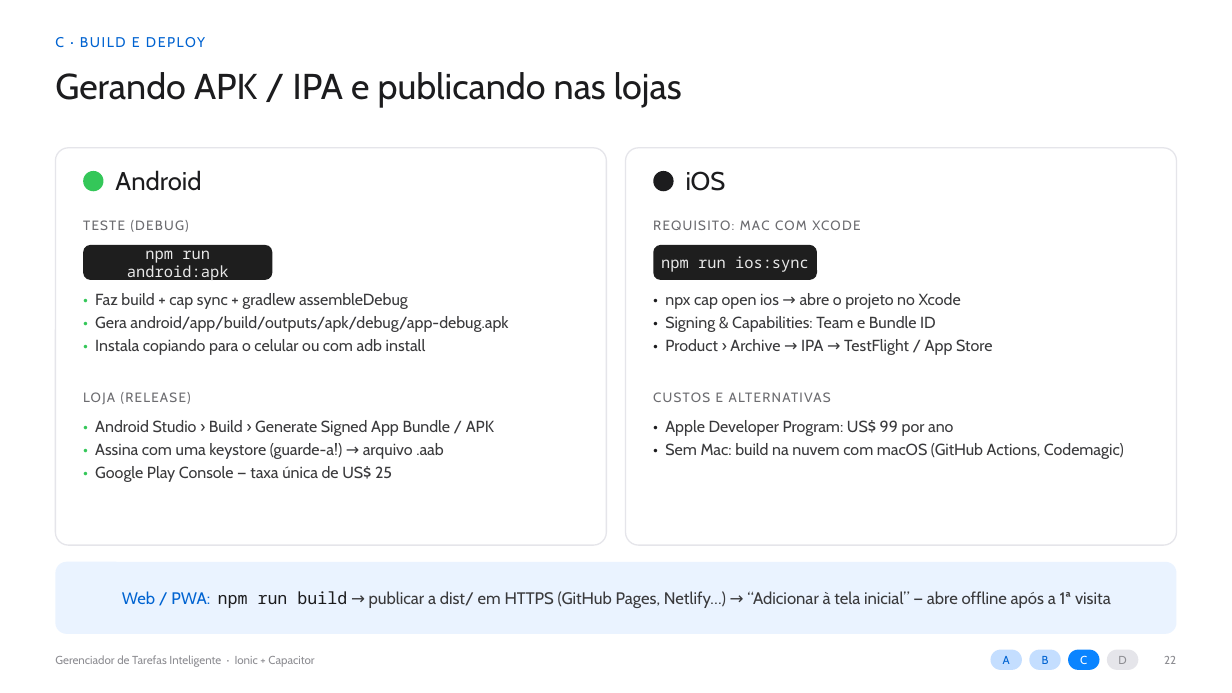
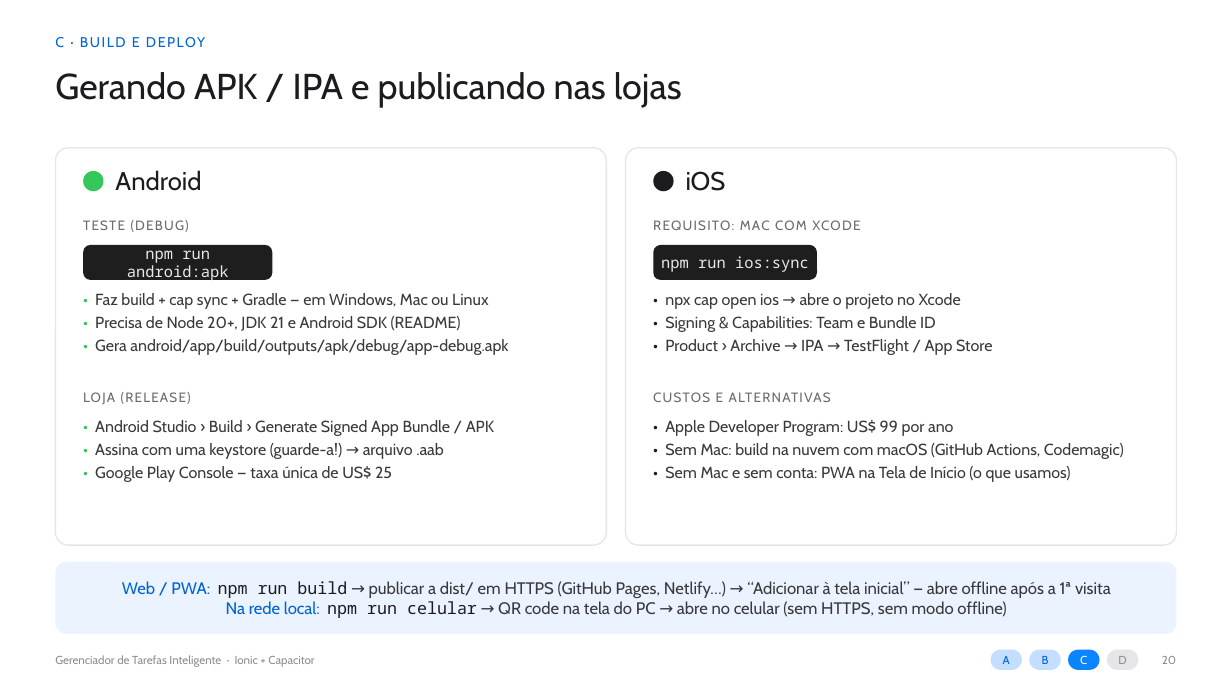
Before and after one commit to jdecarli6/DESENWEB, a slide deck: slide 20 of slides/apresentacao.pptx (slide 22 before the commit). Drawn at 1232x693 pixels with LibreOffice and Linux fonts; fonts in the diff are those of the drawing. Boxes give left, top, right and bottom in pixels: in the first picture for what was removed or moved away, otherwise in the second. Text is boxed around its words. In the diff, an @@ line names an element or a change of style, - is before the commit and + after.

```diff
--- a/slides/apresentacao.pptx
+++ b/slides/apresentacao.pptx
@@ text at <box>95,293,488,331</box>: text changed @@
-• Faz build + cap sync + gradlew assembleDebug
+• Faz build + cap sync + Gradle — em Windows, Mac ou Linux
+• Precisa de Node 20+, JDK 21 e Android SDK (README)
@@ text at <box>95,339,426,355</box>: paragraph removed @@
-• Instala copiando para o celular ou com adb install
@@ text at <box>665,466,1071,482</box>: paragraph added @@
+• Sem Mac e sem conta: PWA na Tela de Início (o que usamos)
@@ text in rounded rectangle at <box>226,601,1006,618</box>: paragraph added @@
+Na rede local: npm run celular → QR code na tela do PC → abre no celular (sem HTTPS, sem modo offline)
@@ text at <box>1162,656,1176,664</box>: text changed @@
-22
+20
```
Also in this commit, not shown: 24 other slides changed, 11 slides added, 2 slides removed, 5 other files.
